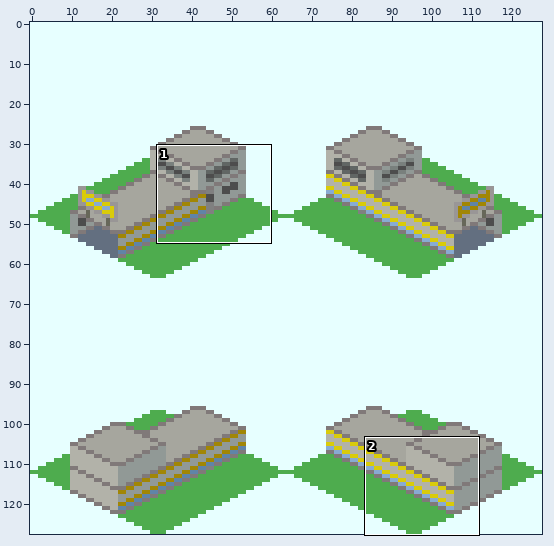
Sprite sheet, stored at Subway_Station_Gateway_Single_S.png. The first picture is a wide view before the edit; the outline marks the close-up.
Close-up. Earlier state:
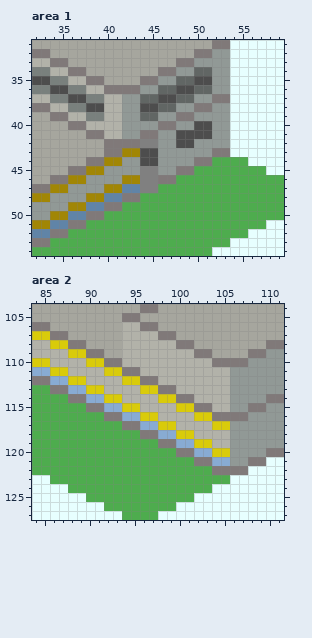
The file is 128x128 pixels. Colours within 5 levels of each other are drawn and written as one. Shown: area 1: x 32..59, y 31..54; area 2: x 84..111, y 104..127.
New version:
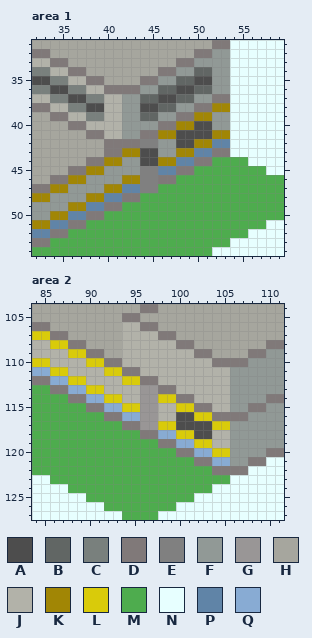
Palette (. is transparent): A #4d4d4d  B #616664  C #79807d  D #807979  E #808080  F #919996  G #999696  H #a6a69e  J #b2b2a9  K #a18605  L #d9cb0a  M #4eac4e  N #e7ffff  P #6084a7  Q #88abd3
From old to new:
--- area 1
@@ x 44..55 @@
 37 BBAABBFFDDNN
-38 AABBFFDDFFNN
-39 BBFFDDFFFFNN
-40 FFDDFFAAFFNN
-41 DDFFAAAAFFNN
-42 EEFFAAFFFFNN
-43 AAFFFFFFDDNN
-44 AAFFFFDDMMMM
-45 EEFFDDMMMMMM
+38 AABBFFDDKKNN
+39 BBFFDDKKFFNN
+40 FFDDKKAAFFNN
+41 DDKKAAAAKKNN
+42 EEFFAAKKPPNN
+43 AAFFKKPPDDNN
+44 AAKKPPDDMMMM
+45 EEPPDDMMMMMM
 46 EEDDMMMMMMMM
--- area 2
@@ x 94..105 @@
 112 LLDDJJJJJJJJ
-113 JJLLDDJJJJJJ
-114 JJJJLLDDJJJJ
-115 LLJJJJLLDDJJ
-116 QQLLJJJJLLDD
-117 DDQQLLJJJJLL
-118 MMDDQQLLJJJJ
+113 JJGGDDJJJJJJ
+114 JJGGLLDDJJJJ
+115 LLGGJJLLDDJJ
+116 QQGGJJAALLDD
+117 DDGGLLAAAALL
+118 MMDDQQLLAAJJ
 119 MMMMDDQQLLJJ
Pixel boxes of the changes (left, top, right, bottom) in both close-ups:
changed: (158, 103, 230, 175)
changed: (140, 385, 212, 439)
